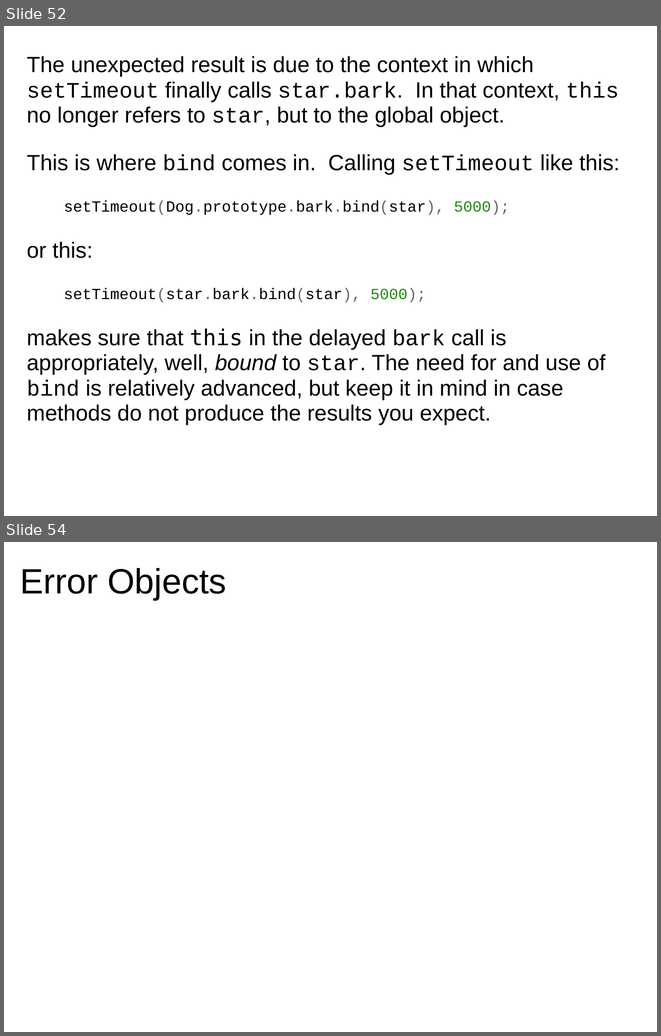
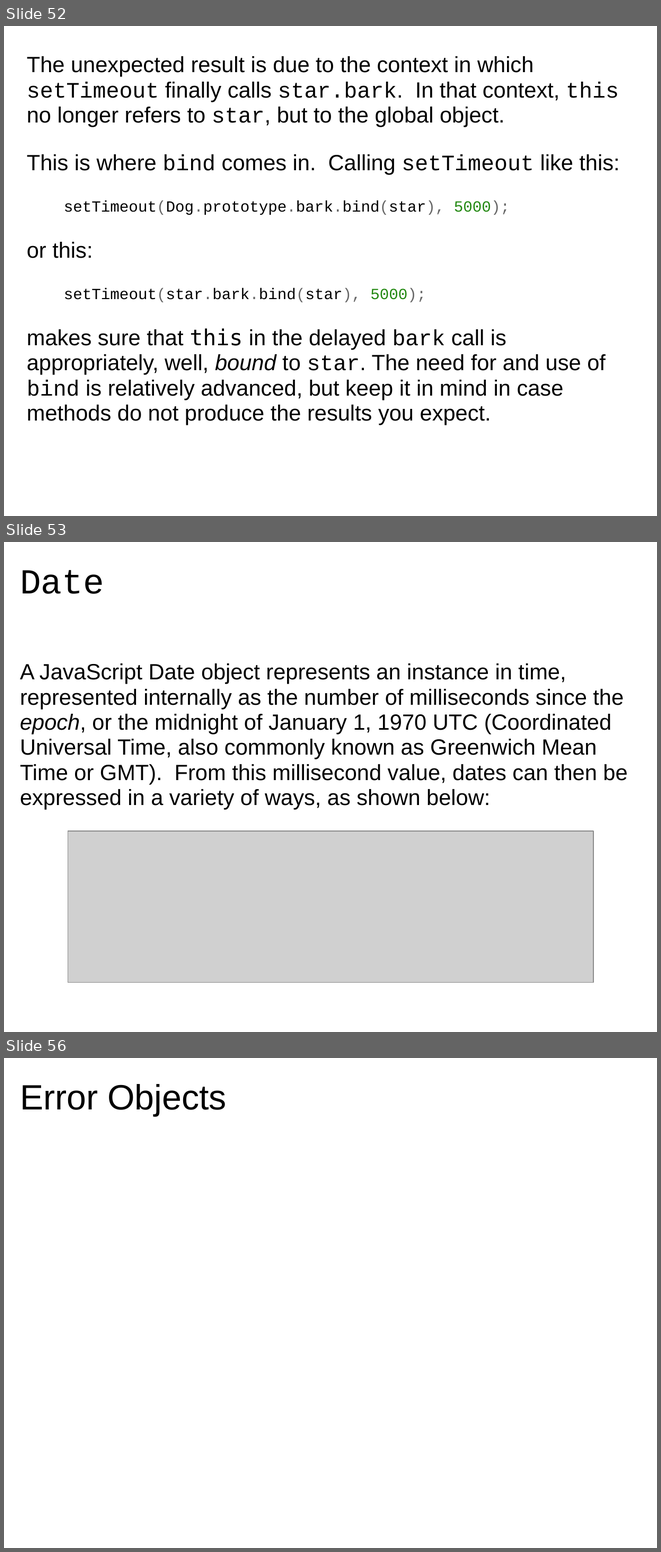
Before and after one commit to dondi/javascript-book, a slide deck: presentations/Chapter_7_Presentation.ppt. Shown one above the other, each under a label of ours: slides 52 and 54 before the commit, slides 52, 53 and 56 after it; the slides between them are not shown. The pictures are 661x1036 and 661x1552 pixels, drawn with LibreOffice and Linux fonts; fonts in the diff are those of the drawing; grey boxes stand for pictures; background and template pictures are left out. Boxes give left, top, right and bottom in pixels: in the first picture for what was removed or moved away, otherwise in the second. Text is boxed around its words. In the diff, an @@ line names an element or a change of style, - is before the commit and + after.

```diff
--- a/presentations/Chapter_7_Presentation.ppt
+++ b/presentations/Chapter_7_Presentation.ppt
@@ slide 53 added at (4, 542, 657, 1032), background picture (left out) @@
@@ title added at (20, 570, 104, 594), 43 pt, text #000000 @@
+Date
@@ text added at (20, 663, 627, 809), 27 pt, text #000000 @@
+A JavaScript Date object represents an instance in time, represented internally as the number of milliseconds since the epoch, or the midnight of January 1, 1970 UTC (Coordinated Universal Time, also commonly known as Greenwich Mean Time or GMT). From this millisecond value, dates can then be expressed in a variety of ways, as shown below:
@@ picture added at (68, 831, 593, 983) @@
@@ what was slide 54 is now slide 56 @@
```
Also in this commit, not shown: 2 other slides added, 1 slide removed.
